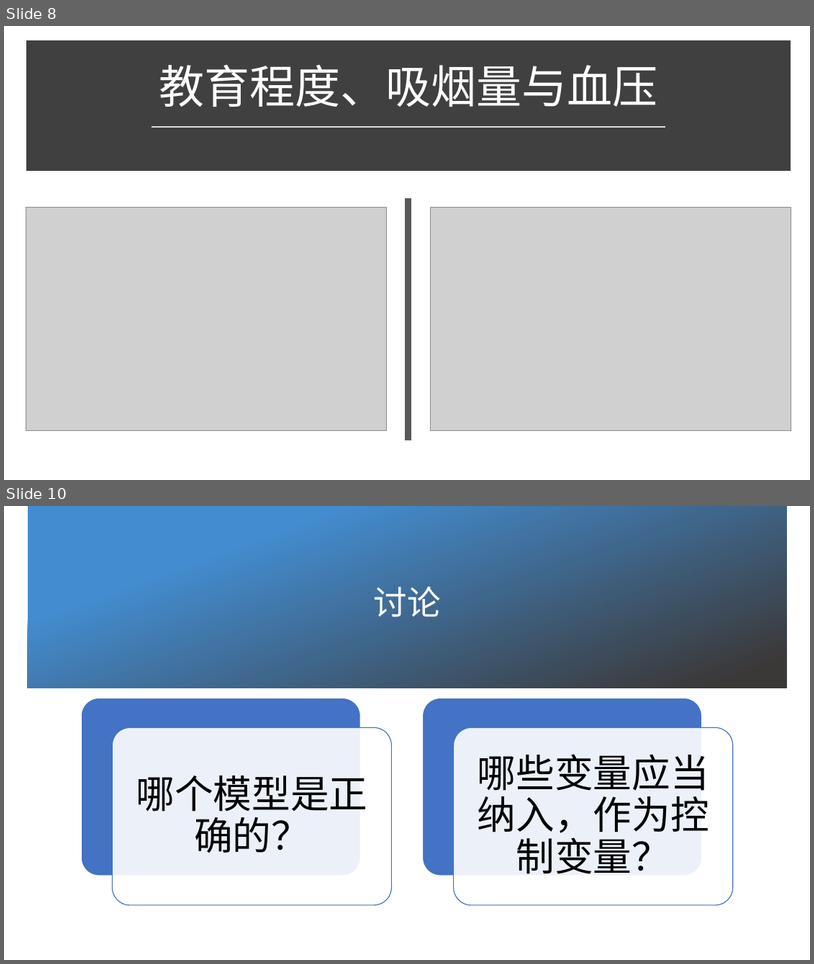
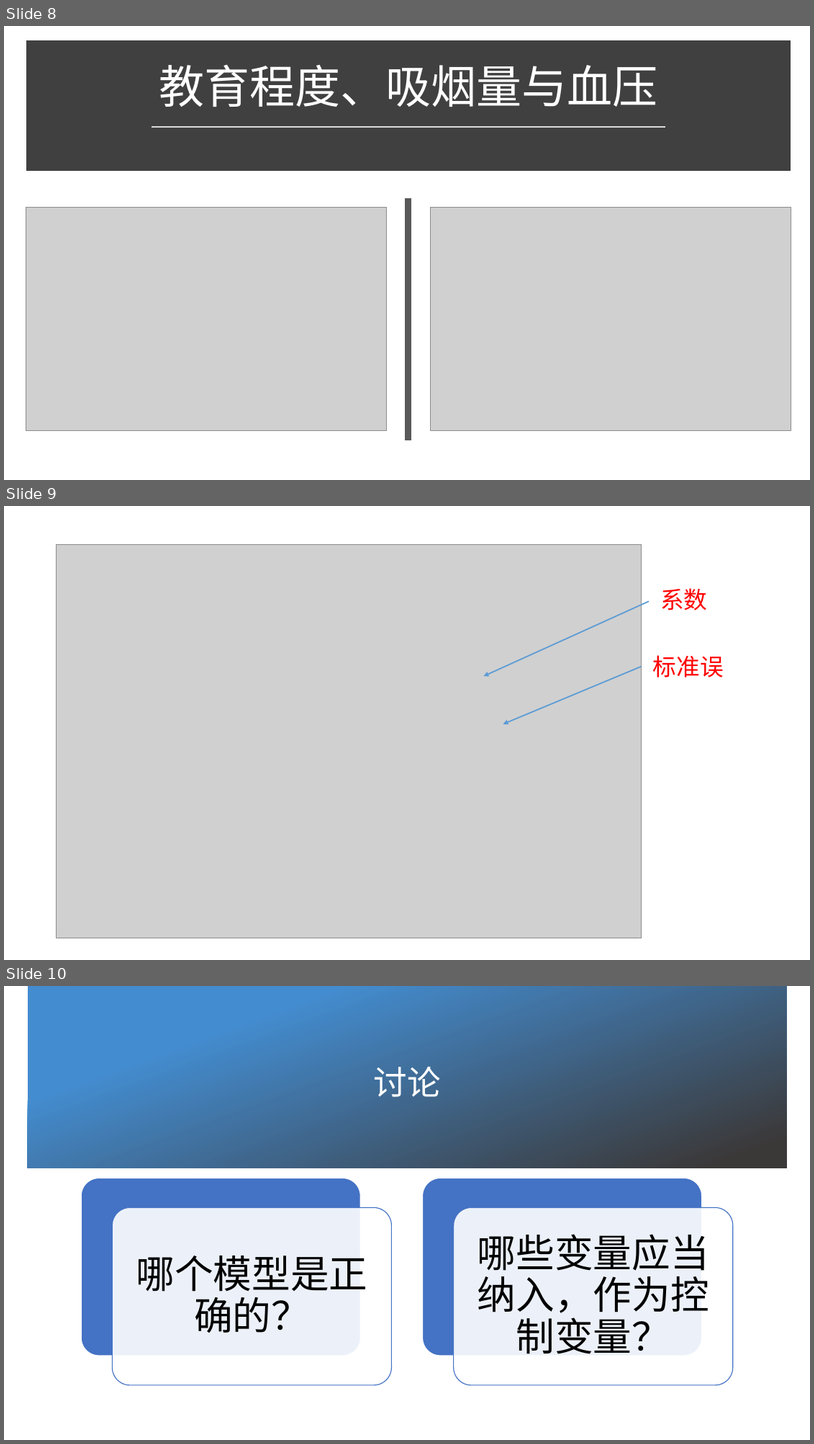
Before and after one commit to wuhsiang/courses, a slide deck: econometricsintro/ch3/lm-modeling.pptx. Shown one above the other, each under a label of ours: slides 8 and 10 before the commit, slides 8, 9 and 10 after it; the slides between them are not shown. The pictures are 814x964 and 814x1444 pixels, drawn with LibreOffice and Linux fonts; fonts in the diff are those of the drawing; grey boxes stand for pictures; background and template pictures are left out. Boxes give left, top, right and bottom in pixels: in the first picture for what was removed or moved away, otherwise in the second. Text is boxed around its words. In the diff, an @@ line names an element or a change of style, - is before the commit and + after.

```diff
--- a/econometricsintro/ch3/lm-modeling.pptx
+++ b/econometricsintro/ch3/lm-modeling.pptx
@@ slide 9 added at (4,506,810,960), background #FFFFFF @@
@@ picture added at (56,545,641,938) @@
@@ text added at (661,588,707,610), 28 pt, text #FF0000 @@
+系数
@@ arrow added from (650, 601) to (484, 676), #5B9BD5 1.5 pt @@
@@ text added at (653,655,724,677), 28 pt, text #FF0000 @@
+标准误
@@ arrow added from (642, 667) to (504, 723), #5B9BD5 1.5 pt @@
```
Also in this commit, not shown: 1 other slide added, 1 slide removed.
